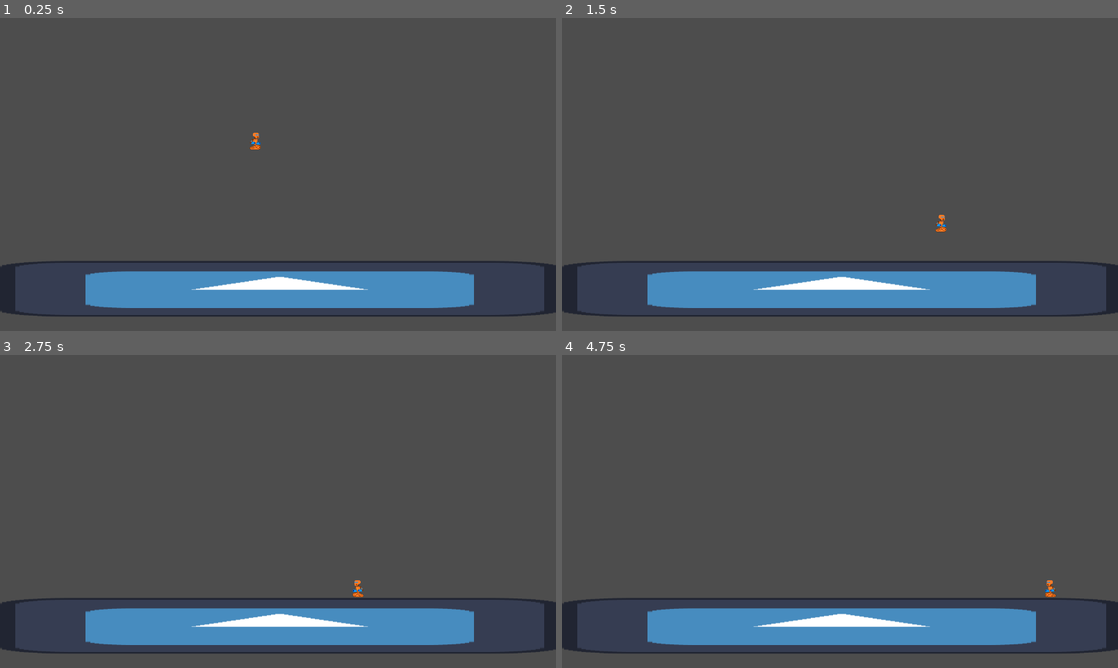
Above: before the commit, frames 1-4 (two rows, left to right).
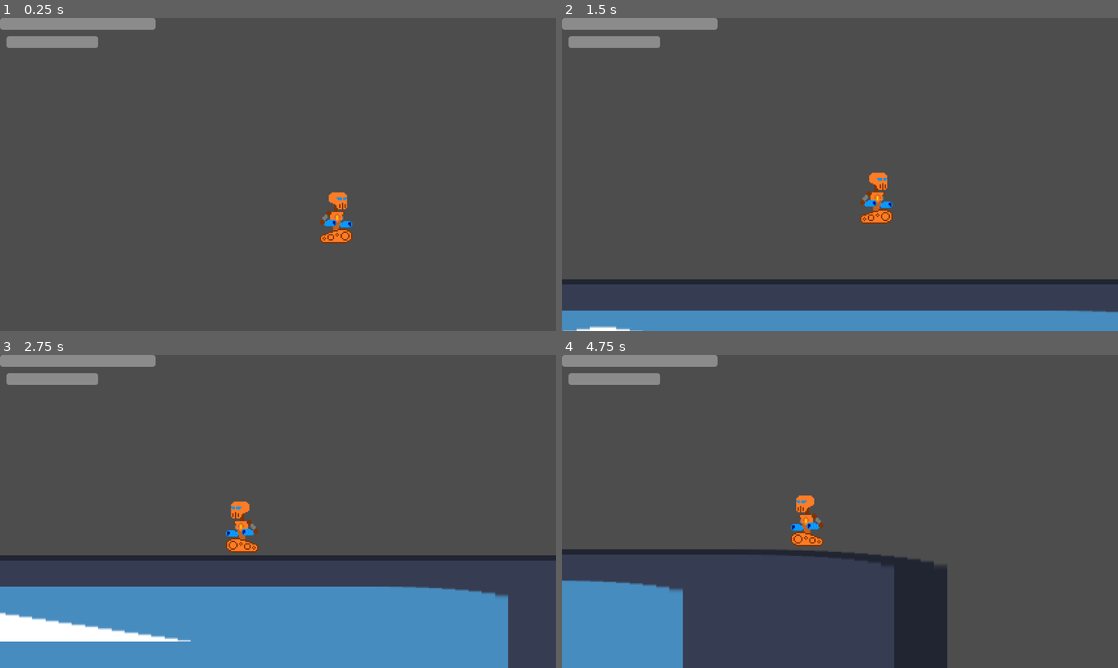
Above: after the commit, the same moments.

Repository: pablo-rr/zjam_2023
Game: Godot game, scene res://Scenes/Levels/testing_zone.tscn
Two runs of this game, one before a commit and one after it. Both use one fixed random seed, a clock stepped at 60 frames per second and the inputs below. The engine's default icon, where the game draws it, is replaced by a stand-in: a white triangle on a blue panel in a dark square.
Inputs:
- Up to frame 1 (0.25 s): no input
- Up to frame 2 (1.5 s): hold Right (ui_right) from 0.53 s (still down); tap W (ui_jump) at 0.6, 0.77, 1.07, 1.35 s
- Up to frame 3 (2.75 s): tap W (ui_jump) at 1.52, 1.82, 2.1 s; release Right (ui_right) at 2.03 s; hold Left (ui_left) from 2.03 s (still down)
- Up to frame 4 (4.75 s): release Left (ui_left) at 2.78 s; hold Right (ui_right) 2.78-4.28 s; tap W (ui_jump) at 2.85, 3.02, 3.32, 3.6, 3.77, 4.07, 4.35, 4.52 s; hold Left (ui_left) from 4.28 s (still down)

The runs differ from the first frame. In frame 1, 12% of the frame differs, in the area x 0-100%, y 0-96%; in frame 2, 19%; in frame 3, 21%, in the area x 0-100%, y 0-100%; in frame 4, 19%.

Commit message:
Testing purposes
Signed-off-by: pablo-rr <pablorr2@gmail.com>

Diff:
--- a/Scenes/Levels/testing_zone.tscn
+++ b/Scenes/Levels/testing_zone.tscn
@@ -1,23 +1,67 @@
-[gd_scene load_steps=4 format=3 uid="uid://bk5dnp8djg5h7"]
+[gd_scene load_steps=6 format=3 uid="uid://bk5dnp8djg5h7"]
 
 [ext_resource type="Texture2D" uid="uid://dyttttdnpv68n" path="res://icon.svg" id="1_cee1i"]
+[ext_resource type="Script" path="res://Addons/PawnFunctionality/PawnProgressBar.gd" id="1_me4ac"]
 [ext_resource type="PackedScene" uid="uid://nbj7qkmin0o8" path="res://Scenes/Player/player.tscn" id="2_etgsf"]
+[ext_resource type="Script" path="res://Addons/Camera/Camera2DFollowNode.gd" id="3_457b3"]
 
 [sub_resource type="RectangleShape2D" id="RectangleShape2D_urhih"]
 size = Vector2(1305, 133)
 
 [node name="TestingZone" type="Node2D"]
 
-[node name="StaticBody2D" type="StaticBody2D" parent="."]
+[node name="UI" type="CanvasLayer" parent="."]
+
+[node name="EnergyBars" type="Control" parent="UI"]
+layout_mode = 3
+anchors_preset = 0
+offset_right = 40.0
+offset_bottom = 40.0
+
+[node name="PawnProgressBar" type="ProgressBar" parent="UI/EnergyBars" node_paths=PackedStringArray("progress_node")]
+layout_mode = 0
+offset_left = 15.0
+offset_top = 42.0
+offset_right = 226.0
+offset_bottom = 69.0
+show_percentage = false
+script = ExtResource("1_me4ac")
+progress_node = NodePath("../../../Player")
+progress_type = "Stamina"
+animation_time = 0.0
+
+[node name="HealthBars" type="Control" parent="UI"]
+layout_mode = 3
+anchors_preset = 0
+offset_right = 40.0
+offset_bottom = 40.0
+
+[node name="PawnProgressBar2" type="ProgressBar" parent="UI/HealthBars" node_paths=PackedStringArray("progress_node")]
+layout_mode = 0
+offset_right = 358.0
+offset_bottom = 27.0
+show_percentage = false
+script = ExtResource("1_me4ac")
+progress_node = NodePath("../../../Player")
+animation_time = 0.0
+
+[node name="Floor" type="StaticBody2D" parent="."]
 position = Vector2(644, 623)
 
-[node name="CollisionShape2D" type="CollisionShape2D" parent="StaticBody2D"]
+[node name="CollisionShape2D" type="CollisionShape2D" parent="Floor"]
 position = Vector2(-4.5, 0.5)
 shape = SubResource("RectangleShape2D_urhih")
 
-[node name="Sprite2D" type="Sprite2D" parent="StaticBody2D"]
+[node name="Sprite2D" type="Sprite2D" parent="Floor"]
 scale = Vector2(10.1484, 1)
 texture = ExtResource("1_cee1i")
 
 [node name="Player" parent="." instance=ExtResource("2_etgsf")]
 position = Vector2(586, 250)
+acceleration = 35.0
+
+[node name="Camera2DFollowNode" type="Camera2D" parent="." node_paths=PackedStringArray("target")]
+zoom = Vector2(3, 3)
+script = ExtResource("3_457b3")
+target = NodePath("../Player")
+speed = 0.16
--- /dev/null
+++ b/Scenes/Levels/toward_test.tscn
@@ -0,0 +1,20 @@
+[gd_scene load_steps=2 format=3 uid="uid://cthapkmnxl3ry"]
+
+[sub_resource type="GDScript" id="GDScript_mact1"]
+script/source = "extends Node2D
+
+@onready var x : float = 10.0
+
+# Called when the node enters the scene tree for the first time.
+func _ready() -> void:
+	pass # Replace with function body.
+
+
+# Called every frame. 'delta' is the elapsed time since the previous frame.
+func _process(delta: float) -> void:
+	x = move_toward(x, 0, delta)
+	print(x)
+"
+
+[node name="Node2D" type="Node2D"]
+script = SubResource("GDScript_mact1")
--- a/Scenes/Player/player.gd
+++ b/Scenes/Player/player.gd
@@ -1,17 +1,22 @@
 extends CharacterBody2D
 
 
-@export var speed : float = 300.0
+@export var max_speed : float = 300.0
 @export var jump_force : float = -400.0
 @export var jump_force_extra_fill : float = 500.0
 @export var minimum_charge_time : float = 0.75
+@export var acceleration : float = 100.0
 
 # Get the gravity from the project settings to be synced with RigidBody nodes.
 var gravity: int = ProjectSettings.get_setting("physics/2d/default_gravity")
 
 @onready var jump_force_extra : float = 0.0
 @onready var time_charging_jump : float = 0.0
-@onready var charging_energy : bool = true
+@onready var charging_energy : bool = false
+@onready var acceleration_modifier : float = 0.0
+@onready var last_direction : float = 0.0
+@onready var speed : float = 0.0
+@onready var energy_to_regen : float = 0.0
 
 func _input(event: InputEvent) -> void:
 	if(Input.is_action_pressed("ui_charge_energy") and is_on_floor()):
@@ -24,38 +29,45 @@
 	if not is_on_floor():
 		velocity.y += gravity * delta
 
-	# Handle Jump.
-
-	print("time_charging_jump", str(time_charging_jump))
-	print("jump_force_extra", str(jump_force_extra))
+	if(Input.is_action_just_pressed("ui_jump") and is_on_floor()):
+		energy_to_regen = 0.0
+		velocity.y = jump_force - jump_force_extra
+		jump_force_extra = delta * jump_force_extra_fill
+		charging_energy = false
 
 	if(charging_energy):
+		$StaminaSystem.waste(delta)
 		time_charging_jump += delta
 		if(time_charging_jump >= minimum_charge_time):
 			jump_force_extra += delta * jump_force_extra_fill
 	else:
+		$StaminaSystem.add_stamina(energy_to_regen)
+		energy_to_regen = 0.0
 		time_charging_jump = 0.0
 		jump_force_extra = 0.0
 
-	if(Input.is_action_just_pressed("ui_jump") and is_on_floor()):
-		velocity.y = jump_force - jump_force_extra
-		jump_force_extra = delta * jump_force_extra_fill
-		charging_energy = false
 
 	# Get the input direction and handle the movement/deceleration.
 	# As good practice, you should replace UI actions with custom gameplay actions.
 	var direction := Input.get_axis("ui_left", "ui_right")
 	if direction:
-		velocity.x = direction * speed
+#		velocity.x = direction * max_speed * acceleration_modifier
 		$AnimationPlayer.play("Walk")
 		if(direction >= 0):
 			$Sprite2D.flip_h = false
 		else:
 			$Sprite2D.flip_h = true
+
+		last_direction = direction
+		speed = move_toward(speed, max_speed * last_direction, acceleration)
 	else:
 		$AnimationPlayer.play("Idle")
-		velocity.x = move_toward(velocity.x, 0, speed)
+		speed = move_toward(speed, 0.0, acceleration)
 
+	velocity.x = speed
 
 
 	move_and_slide()
+
+func _on_stamina_system_wasted(ammount) -> void:
+	energy_to_regen += ammount
--- a/Scenes/Player/player.tscn
+++ b/Scenes/Player/player.tscn
@@ -1,7 +1,9 @@
-[gd_scene load_steps=8 format=3 uid="uid://nbj7qkmin0o8"]
+[gd_scene load_steps=10 format=3 uid="uid://nbj7qkmin0o8"]
 
 [ext_resource type="Script" path="res://Scenes/Player/player.gd" id="1_dnyhb"]
 [ext_resource type="Texture2D" uid="uid://deok0vwhe4sic" path="res://Art/2D/Player.png" id="2_axwuq"]
+[ext_resource type="Script" path="res://Addons/PawnFunctionality/StaminaSystem.gd" id="3_vrlnq"]
+[ext_resource type="Script" path="res://Addons/PawnFunctionality/HealthSystem.gd" id="4_vlpak"]
 
 [sub_resource type="RectangleShape2D" id="RectangleShape2D_5wwvd"]
 size = Vector2(31, 39)
@@ -75,3 +77,18 @@
 libraries = {
 "": SubResource("AnimationLibrary_cksyf")
 }
+
+[node name="StaminaSystem" type="Node" parent="."]
+script = ExtResource("3_vrlnq")
+time_to_regen = 99999.0
+regen_interval = 0.1
+waste_interval = 30.0
+
+[node name="HealthSystem" type="Node" parent="." node_paths=PackedStringArray("blink_node")]
+script = ExtResource("4_vlpak")
+max_health = 3
+invulnerable_on_damage = true
+blink_node = NodePath("../Sprite2D")
+hit_blinks = 6
+
+[connection signal="wasted" from="StaminaSystem" to="." method="_on_stamina_system_wasted"]
